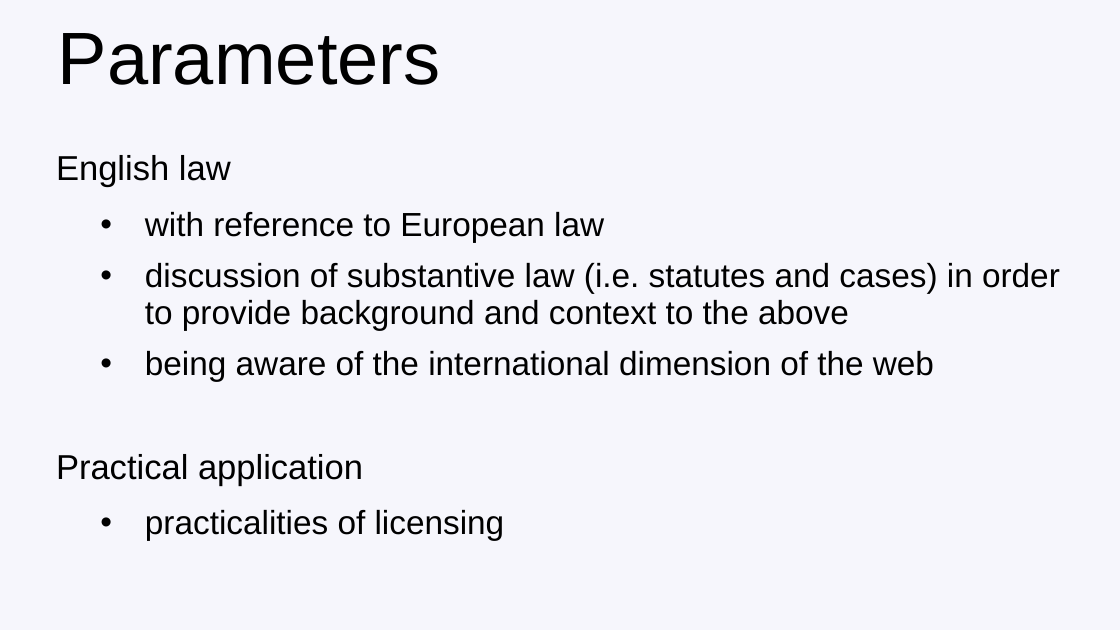
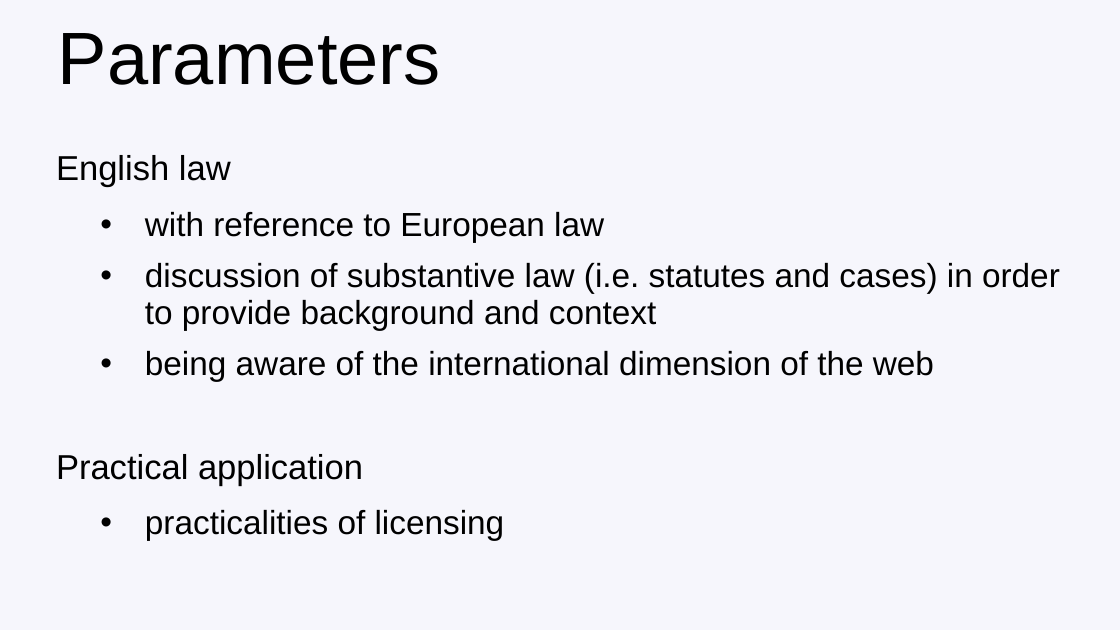
Before and after one commit to francisdavey/open-data, a slide deck: slide 3 of slides.ppt. Drawn at 1120x630 pixels with LibreOffice and Linux fonts; fonts in the diff are those of the drawing; background and template pictures are left out. Boxes give left, top, right and bottom in pixels: in the first picture for what was removed or moved away, otherwise in the second. Text is boxed around its words. In the diff, an @@ line names an element or a change of style, - is before the commit and + after.

```diff
--- a/slides.ppt
+++ b/slides.ppt
@@ text at (145, 263, 1060, 330): text changed @@
-  • discussion of substantive law (i.e. statutes and cases) in order to provide background and context to the above
+  • discussion of substantive law (i.e. statutes and cases) in order to provide background and context
```
Also in this commit, not shown: 11 other slides changed, 2 slides added, 1 slide removed.
